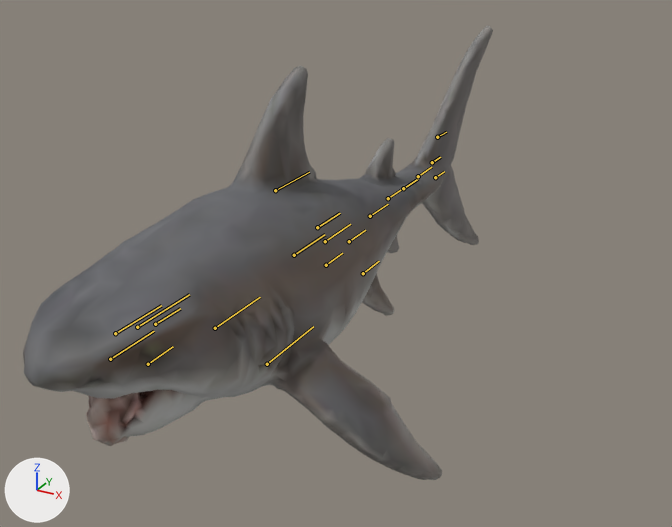
The glTF model public/assets/triassic/creatures/helicoprion.lod1.glb: old version first, new version second.
Camera for both pictures: a camera (50 mm lens) standing at (2.87, -4.98, 2.26) and looking at (0.17, -0.05, -0.2). Every picture has the same lights, and +X, +Y and +Z are marked at lower left. The picture after the commit comes second. The bones that change, and the others that lie on the model, are drawn over the model as lines.

The first picture shows 'Helicoprion procedural volume twin'.
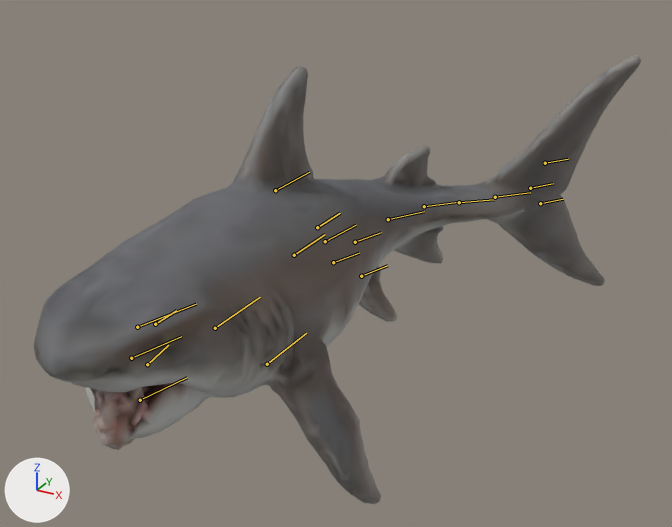
The newer file adds an action. The first version stands in its rest pose; the second is drawn at frame 8 of the action 'Flop'.

The change in detail:
Bone 'pec_upper_L' (bone_pec_upper_l) turns from (0, 0, 0) to (-6, 20, 3) degrees about its own x, y and z.
Bone 'pec_upper_R' (bone_pec_upper_r) turns from (0, 0, 0) to (-6, -20, -3) degrees about its own x, y and z.
Bone 'skull' (bone_skull) turns from (0, 0, 0) to (-5, 1, 7) degrees about its own x, y and z.
Bone 'jaw' (bone_jaw) turns from (0, 0, 0) to (7, 0, 0) degrees about its own x, y and z.
Bone 'tail_00' (bone_tail_00) turns from (0, 0, 0) to (1, -2, -7) degrees about its own x, y and z.
Bone 'tail_01' (bone_tail_01) turns from (0, 0, 0) to (0, 3, -13) degrees about its own x, y and z.
Bone 'tail_02' (bone_tail_02) turns from (0, 0, 0) to (0, 2, -15) degrees about its own x, y and z.
Bone 'tail_03' (bone_tail_03) turns from (0, 0, 0) to (1, 0, -12) degrees about its own x, y and z.
Bone 'tail_04' (bone_tail_04) turns from (0, 0, 0) to (1, 0, -6) degrees about its own x, y and z.
Bone 'tail_05' (bone_tail_05) turns from (0, 0, 0) to (1, 0, 2) degrees about its own x, y and z.
Bone 'tail_06' (bone_tail_06) turns from (0, 0, 0) to (2, 8, 5) degrees about its own x, y and z.

Boxes (x1, y1, x2, y2) around the edits, measured in the pictures (672 x 527 px):
'Helicoprion procedural volume twin', posed (29% wider)
    before: (23, 25, 493, 480)
    after: (34, 55, 641, 504)
bone 'pec_upper_L', root to tip
    before: (267, 364) to (313, 326)
    after: (267, 364) to (306, 333)
bone 'pec_upper_R', root to tip
    before: (137, 327) to (189, 294)
    after: (137, 327) to (196, 304)
bone 'skull', root to tip
    before: (155, 324) to (180, 308)
    after: (155, 324) to (176, 310)
bone 'jaw', root to tip
    before: (148, 364) to (173, 346)
    after: (147, 364) to (168, 345)
bone 'tail_00', root to tip
    before: (325, 241) to (350, 224)
    after: (325, 241) to (356, 225)
bone 'tail_01', root to tip
    before: (349, 241) to (365, 230)
    after: (355, 242) to (381, 232)
bone 'tail_02', root to tip
    before: (370, 216) to (388, 204)
    after: (388, 219) to (424, 211)
bone 'tail_03', root to tip
    before: (388, 198) to (403, 188)
    after: (424, 206) to (459, 202)
bone 'tail_04', root to tip
    before: (403, 188) to (418, 179)
    after: (459, 202) to (495, 199)
bone 'tail_05', root to tip
    before: (418, 176) to (431, 167)
    after: (495, 197) to (530, 192)
bone 'tail_06', root to tip
    before: (432, 162) to (440, 157)
    after: (530, 188) to (553, 183)
